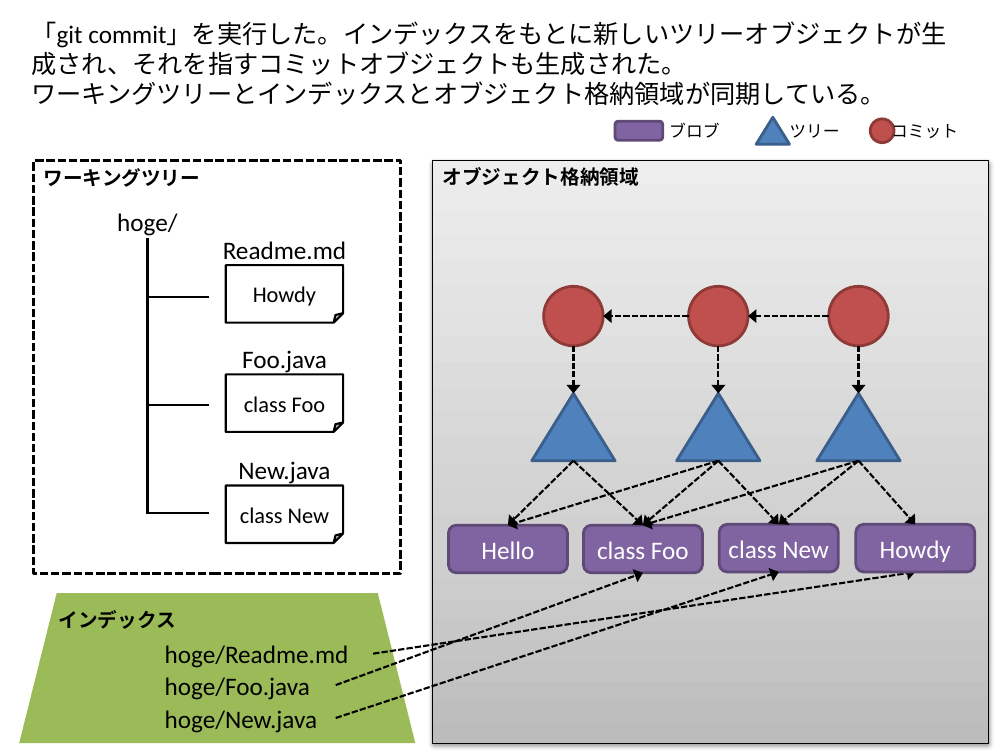
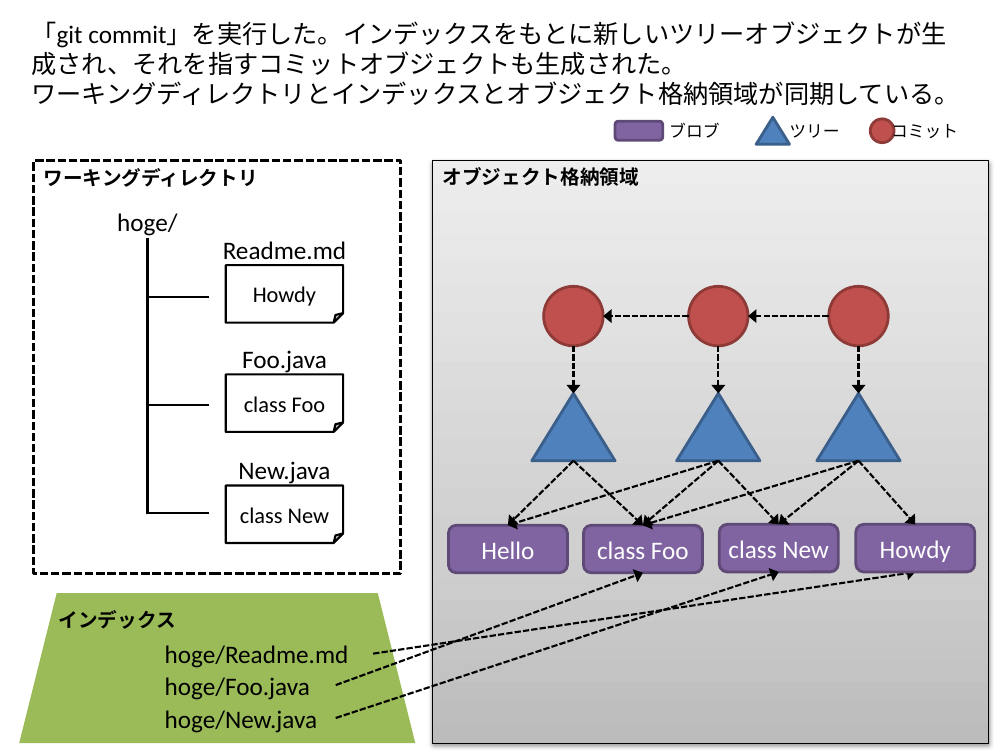
Before and after one commit to kaitoy/blog, a slide deck: slide 7 of static/images/git-repository/git_repo.pptx. Drawn at 1008x756 pixels with LibreOffice and Linux fonts; fonts in the diff are those of the drawing. Boxes give left, top, right and bottom in pixels: in the first picture for what was removed or moved away, otherwise in the second. Text is boxed around its words. In the diff, an @@ line names an element or a change of style, - is before the commit and + after.

```diff
--- a/static/images/git-repository/git_repo.pptx
+++ b/static/images/git-repository/git_repo.pptx
@@ text at bbox=[31, 81, 959, 105]: text changed @@
-ワーキングツリーとインデックスとオブジェクト格納領域が同期している。
+ワーキングディレクトリとインデックスとオブジェクト格納領域が同期している。
@@ text in rectangle at bbox=[44, 168, 258, 187]: text changed @@
-ワーキングツリー
+ワーキングディレクトリ
```
Also in this commit, not shown: 6 other slides changed, 10 other files.
